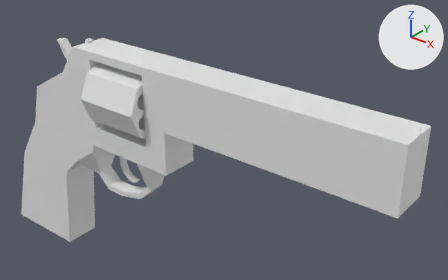
What one commit did to the Blender file BlenderTutorial/revolver.blend.
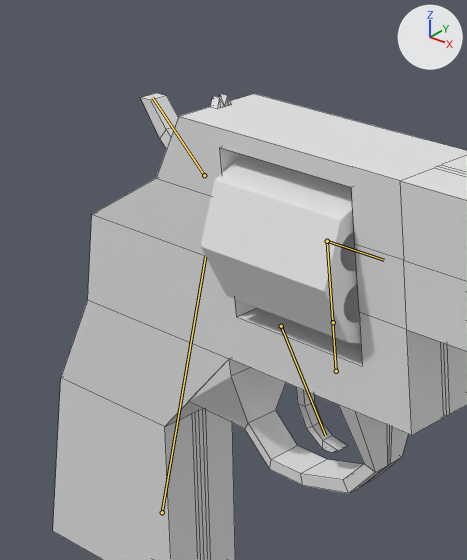
There are two pictures of each version: one whole from a 50 mm camera at (0.807, -0.549, 0.573) aimed at (0.312, 0.07, 0.19), one close up on the part from 0% to 42% of the width and 0% to 81% of the height. Every picture has the same lights, and +X, +Y and +Z are marked at upper right. The older version's two pictures come first. Both versions are drawn at frame 0 of the action 'RevolverFire'; the numbers are the values there. The bones that bend it are drawn over the model as lines in the close-ups. The close-ups show mesh edges as thin lines.
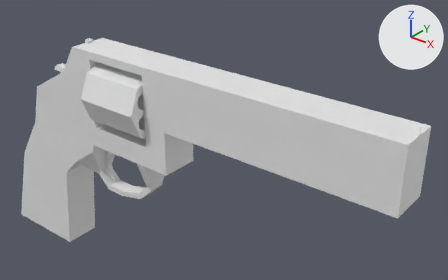
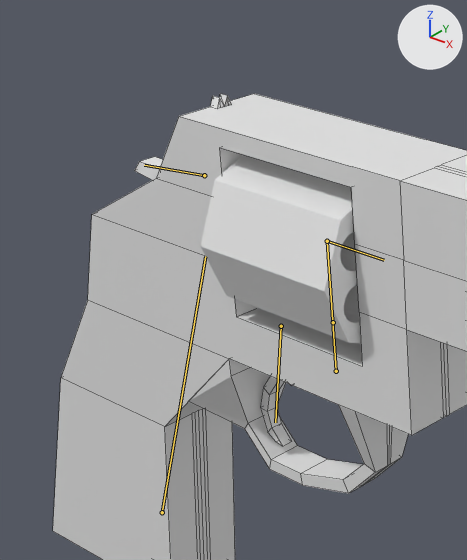
Changed parts and their boxes [x1, y1, x2, y2] in the close-ups (467 x 560 px):
'Cube.001', posed: before [296, 387, 347, 453]; after [260, 376, 292, 446]
'Cube.002', posed: before [140, 93, 178, 149]; after [134, 157, 163, 180]
bone 'hammer', root to tip: before (204, 175) to (152, 97); after (204, 175) to (144, 165)
bone 'trigger', root to tip: before (281, 326) to (325, 435); after (281, 326) to (275, 422)

The change in detail:
Bone 'hammer' (bone_hammer) turns from (0, 0, 0) to (0, 0, 50) degrees about its own x, y and z.
Bone 'trigger' (bone_trigger) turns from (0, 0, 0) to (0, 0, -37) degrees about its own x, y and z.
